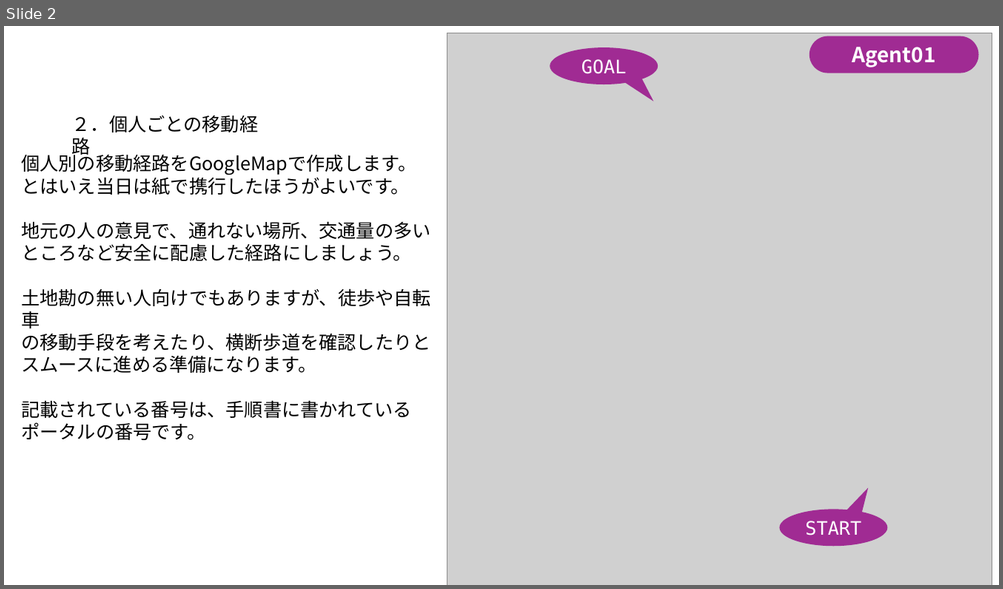
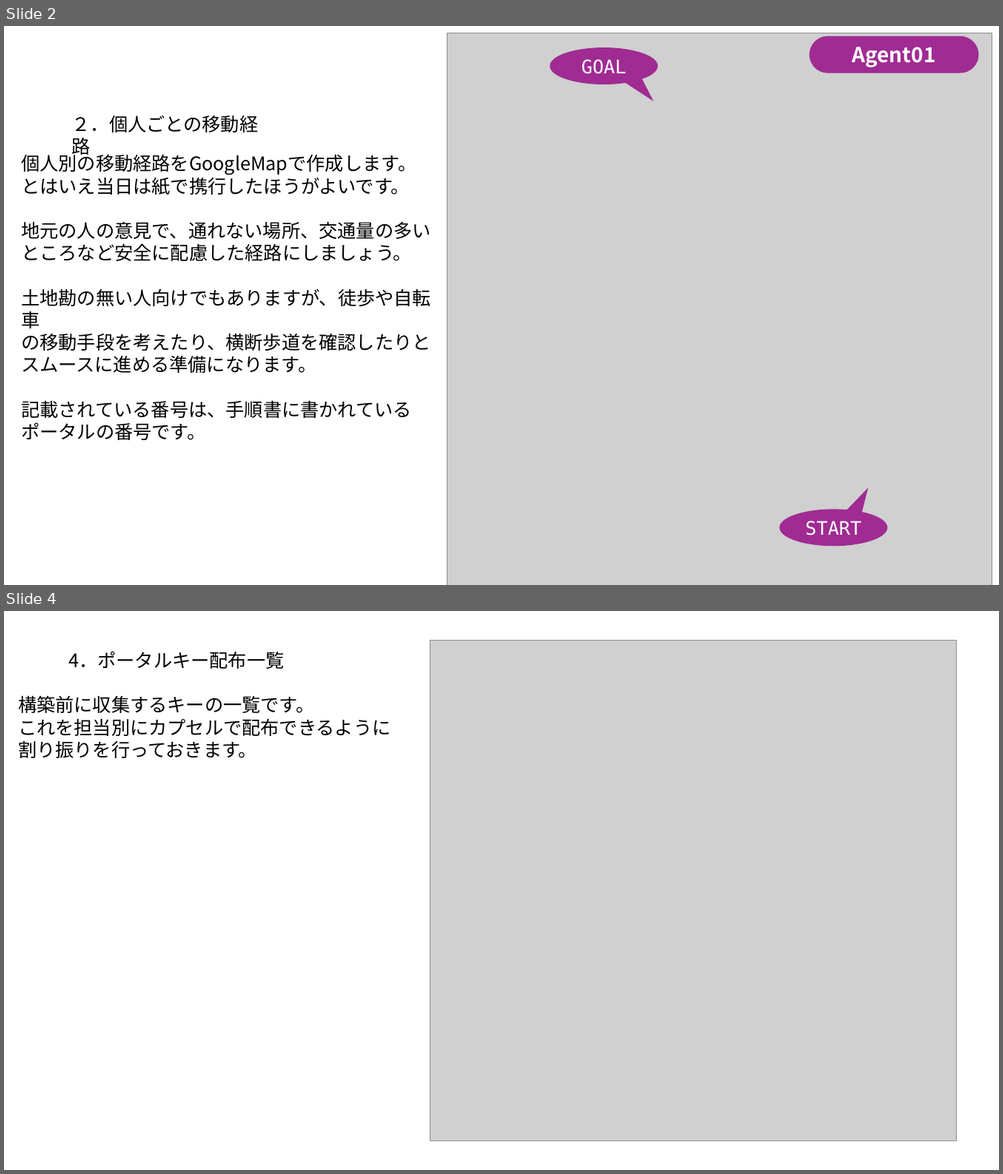
Before and after one commit to tacker530/ramen, a slide deck: あんない資料.pptx. Shown one above the other, each under a label of ours: slide 2 before the commit, slides 2 and 4 after it; the slides between them are not shown. The pictures are 1003x589 and 1003x1174 pixels, drawn with LibreOffice and Linux fonts; fonts in the diff are those of the drawing; grey boxes stand for pictures. Boxes give left, top, right and bottom in pixels: in the first picture for what was removed or moved away, otherwise in the second. Text is boxed around its words. In the diff, an @@ line names an element or a change of style, - is before the commit and + after.

```diff
--- a/あんない資料.pptx
+++ b/あんない資料.pptx
@@ slide 4 added at (4,611,999,1170), background #FFFFFF @@
@@ text added at (68,651,284,669), 18 pt, text #000000 @@
+4．ポータルキー配布一覧
@@ picture added at (430,641,957,1142) @@
@@ text added at (18,695,390,758), 18 pt, text #000000 @@
+構築前に収集するキーの一覧です。
+これを担当別にカプセルで配布できるように
+割り振りを行っておきます。
```
Also in this commit, not shown: 2 slides changed, 23 other files.
